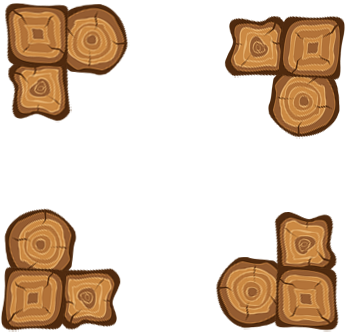
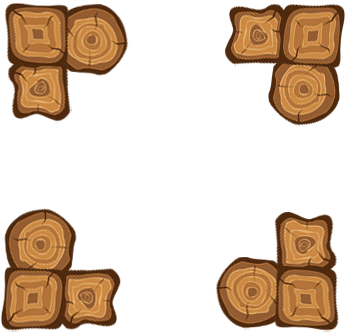
Before/after of a 346 × 332 layered artwork. What changed in the layer stack:
painted on "Capa 5" over left=278, top=4, right=345, bottom=82
painted on "Capa 3" over left=224, top=4, right=288, bottom=78
painted on "Capa 2" over left=268, top=51, right=340, bottom=139
